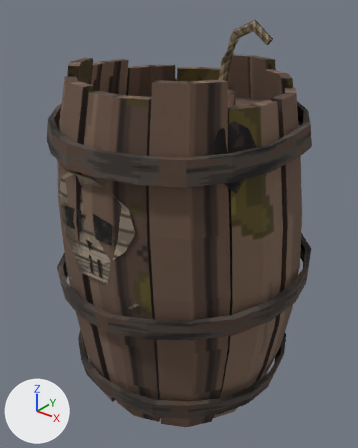
One commit to the FBX model hukaton/Assets/Game/Prefabs/Cards/PowderBarrel/SM_PowderBarrel.fbx: the scene before it, then after it.
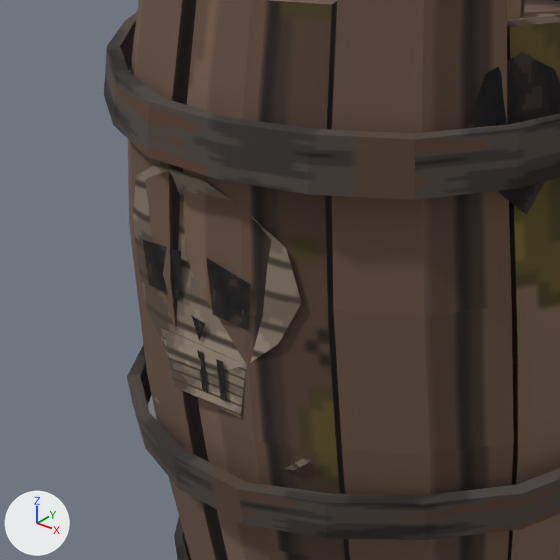
Old and new are each drawn whole from a camera (50 mm lens) standing at (0.72, -0.92, 1.036) and looking at (-0.006, -0.012, 0.474) and again close up on the part from 0% to 70% of the width and 22% to 78% of the height. Arrows for +X, +Y and +Z are at lower left; the lights stay in place. The last two pictures show the newer version. Objects named as collision shapes, trigger or cutter boxes, shadow casters or lower levels of detail are left out. Where no turn or scale is listed for an object, it has been applied to the vertices.

In view in the first close-up: 'PB_Planks', 'PB_Props'.
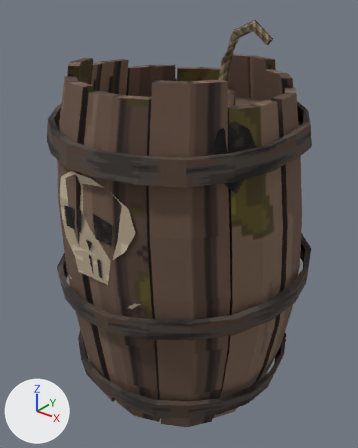
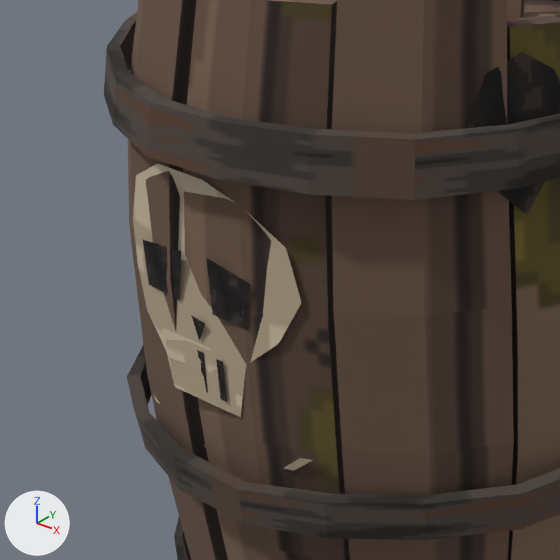
The newer file is also rescaled (x1.15) as a whole; pictures and numbers use the older file's frame.

Changed parts and their boxes (x1, y1, x2, y2) in the close-ups (560 x 560 px; the box of a moved part takes in the faces that stretch with it):
'PB_Props', reshaped, surface changed (lighter): (104, 0, 560, 560) in both
part 1 of me_pb_props, moved or reshaped: (143, 240, 313, 471) in both
part 2 of me_pb_props, surface changed (lighter): (133, 164, 313, 471) in both

The change, as a diff of the scene's bpy script:
```diff
--- a/hukaton/Assets/Game/Prefabs/Cards/PowderBarrel/SM_PowderBarrel.fbx.py
+++ b/hukaton/Assets/Game/Prefabs/Cards/PowderBarrel/SM_PowderBarrel.fbx.py
@@ me_pb_props @@
 me_pb_props.from_pydata(...)  # 439 vertices, 245 faces; spans x -0.331..0.331, y -0.328..0.328, z 0.042..0.97
 # used by ob_pb_props; location = (0.0, 0.0, 0.0)
+# me_pb_props part 1: 30 of 439 vertices moved; they spanned x -0.141..0.105, y -0.309..-0.273, z 0.336..0.612 and now span x -0.141..0.105, y -0.309..-0.273, z 0.336..0.612; mean shift (0.0, 0.0, 0.0); largest move (0.084, -0.289, 0.401) -> (-0.141, -0.273, 0.336)
+# me_pb_props part 2: texture (UV) coordinates of 10 of 245 faces, centred in x -0.064..0.028, y -0.307..-0.282, z 0.378..0.589, changed; they spanned u 0.19..0.87, v 0.75..0.94 and now span u 0.19..1.0, v 0.69..0.87
 me_pb_props.materials.append(mat_m_swamp_props)
```
